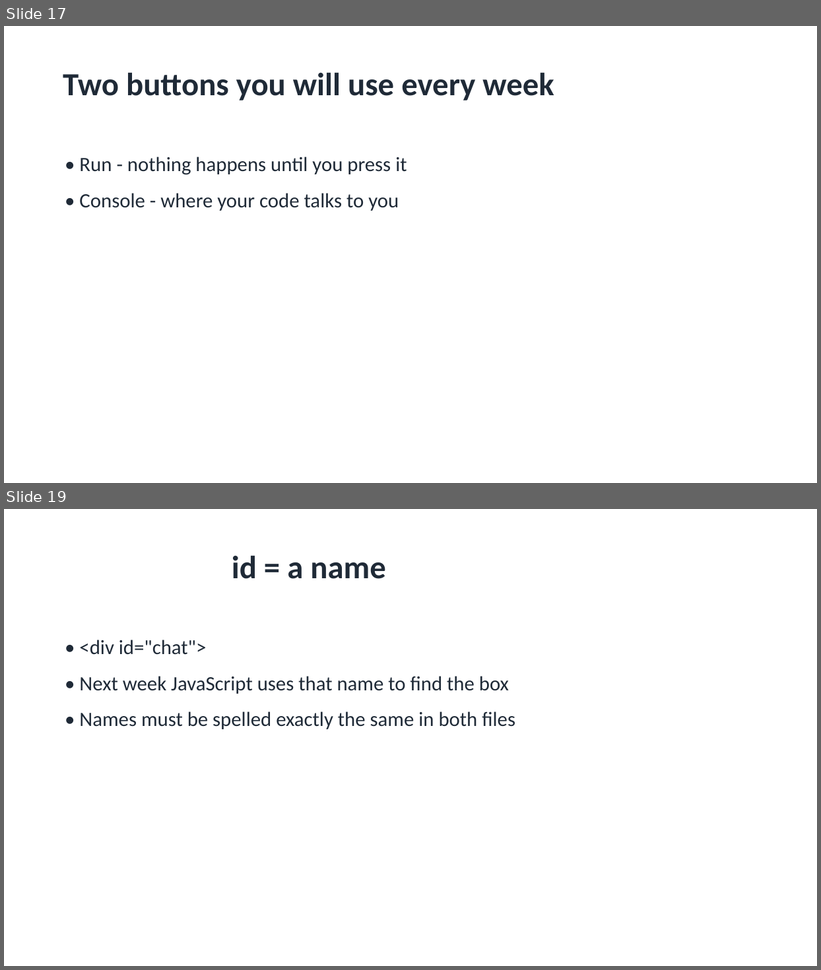
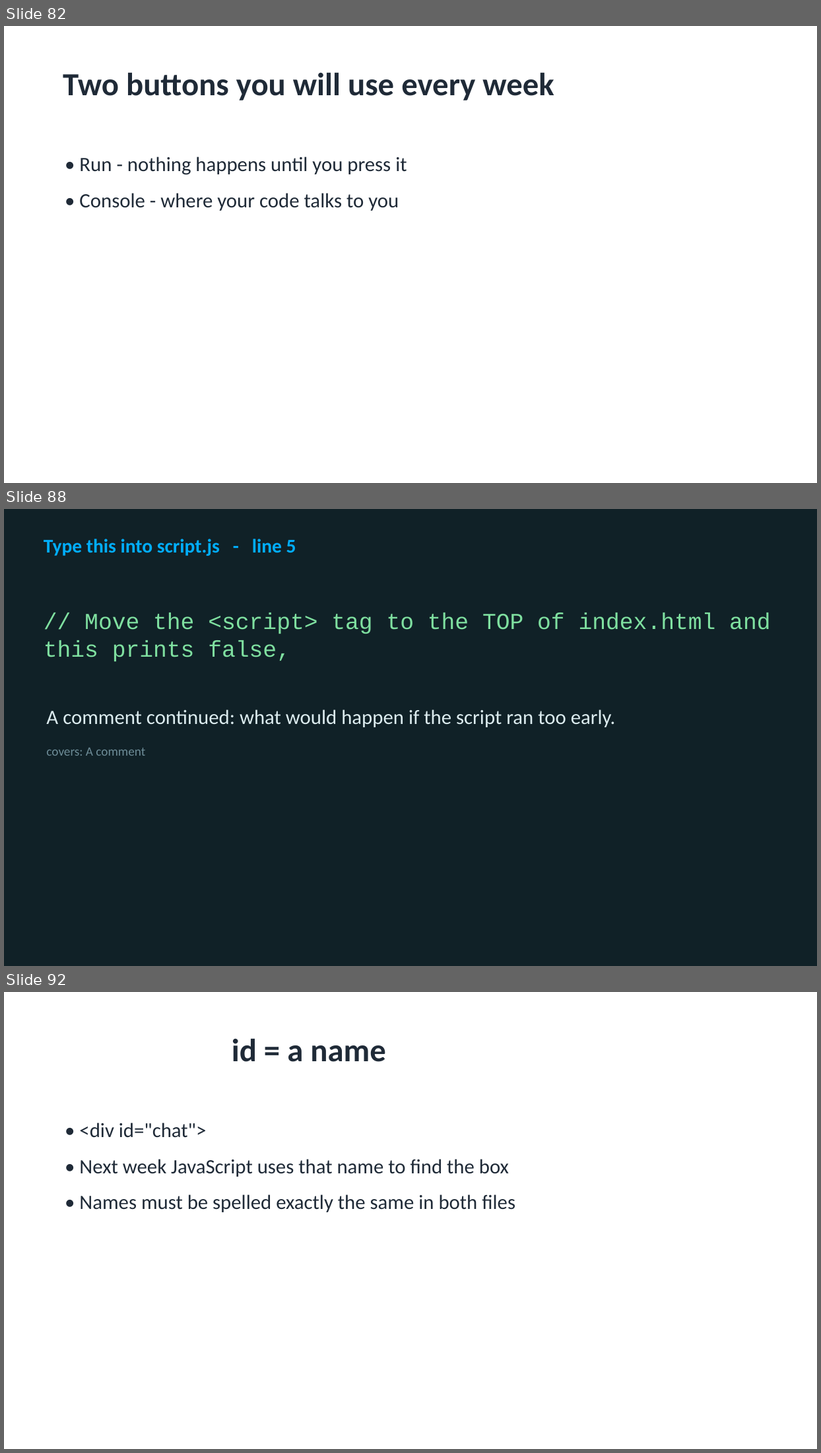
Before and after one commit to utgapps/utgapps.github.io, a slide deck: ai101/slides/week-01.pptx. Shown one above the other, each under a label of ours: slides 17 and 19 before the commit, slides 82, 88 and 92 after it; the slides between them are not shown. The pictures are 821x970 and 821x1453 pixels, drawn with LibreOffice and Linux fonts; fonts in the diff are those of the drawing. Boxes give left, top, right and bottom in pixels: in the first picture for what was removed or moved away, otherwise in the second. Text is boxed around its words. In the diff, an @@ line names an element or a change of style, - is before the commit and + after.

```diff
--- a/ai101/slides/week-01.pptx
+++ b/ai101/slides/week-01.pptx
@@ slide 88 added at [4,509,817,966], background #102127 @@
@@ text added at [44,539,296,556], 23 pt, text #01AEFD, bold @@
+Type this into script.js - line 5
@@ text added at [44,613,770,661], 27 pt, text #7FE0A0 @@
+// Move the <script> tag to the TOP of index.html and this prints false,
@@ text added at [46,710,616,756], 24 pt, text #DCECEF @@
+A comment continued: what would happen if the script ran too early.
+covers: A comment
@@ what was slide 17 is now slide 82 @@
@@ what was slide 19 is now slide 92 @@
```
Also in this commit, not shown: 1 slide changed, 82 other slides added, 10 slides removed, 32 other files.
